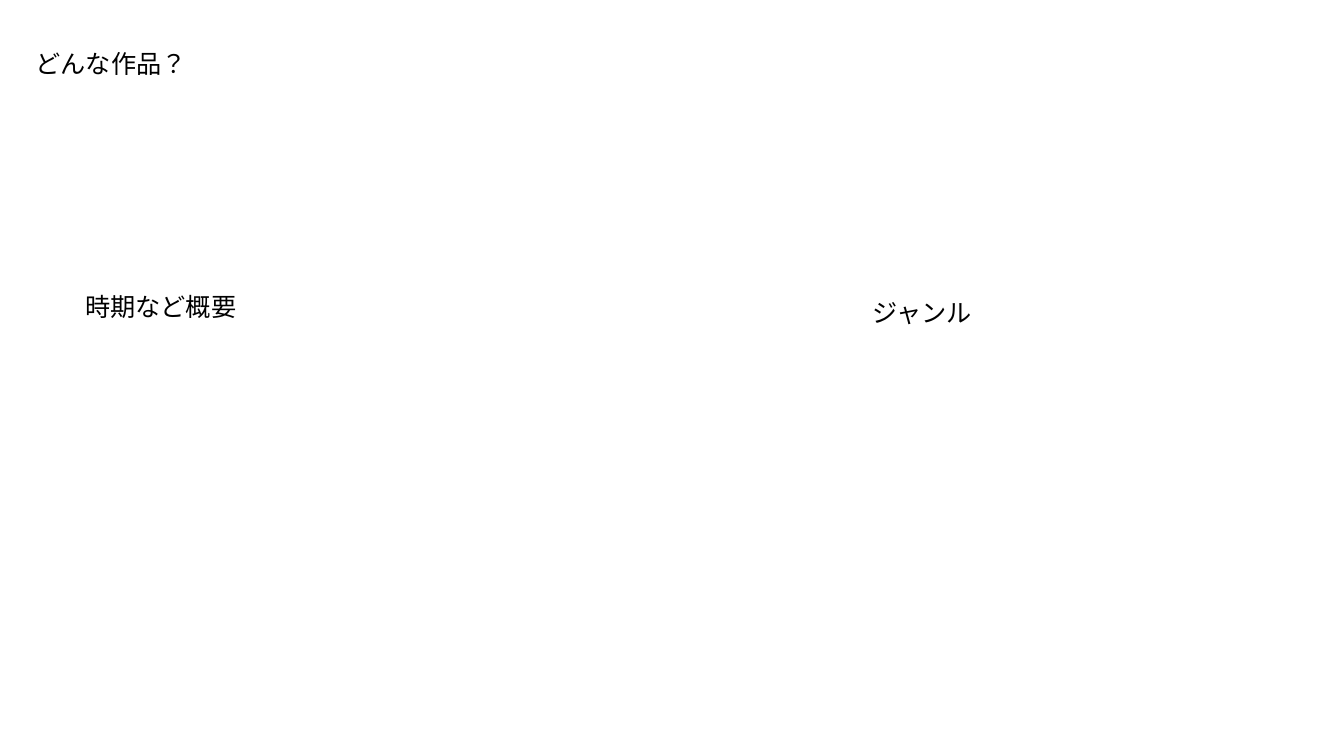
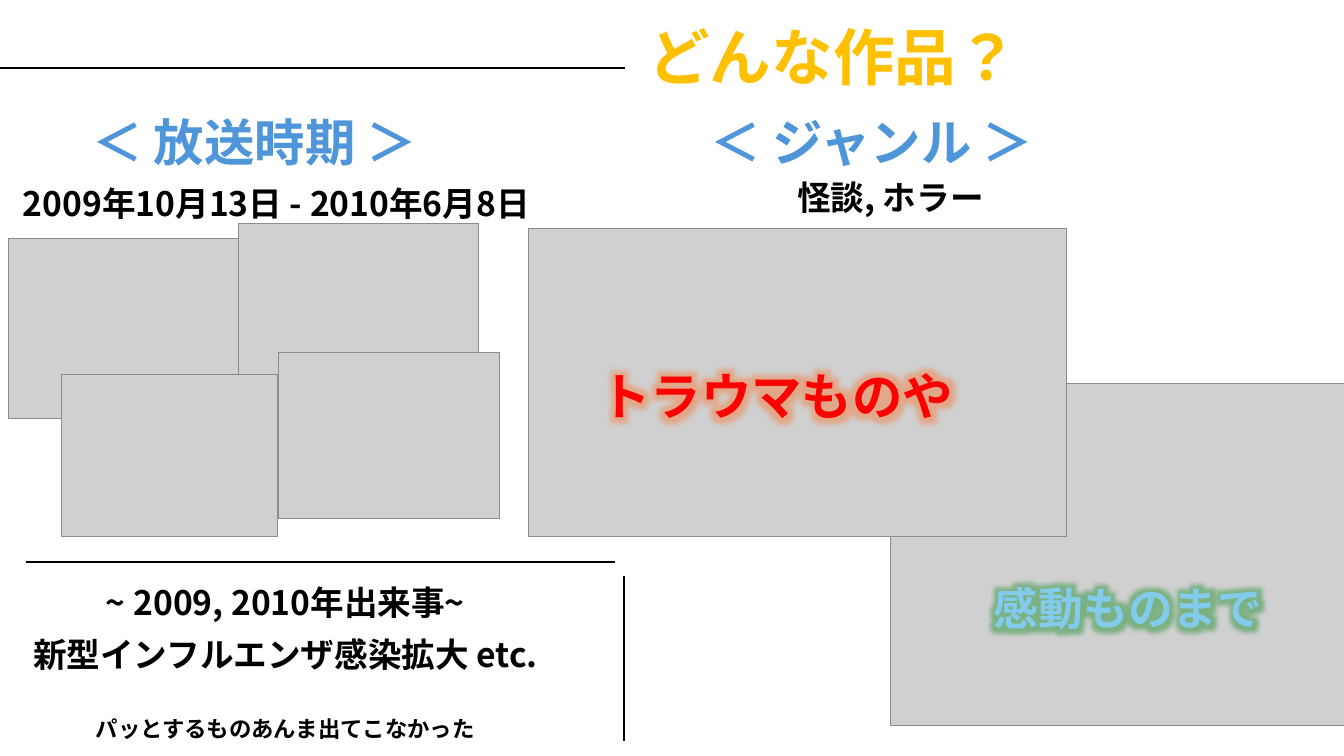
Before and after one commit to IrisawaKazan/model, a slide deck: slide 3 of PowerPoint/今リメイクしてほしいものプレゼンR_01_入澤風山.pptx. Drawn at 1344x756 pixels with LibreOffice and Linux fonts; fonts in the diff are those of the drawing; grey boxes stand for pictures; background and template pictures are left out. Boxes give left, top, right and bottom in pixels: in the first picture for what was removed or moved away, otherwise in the second. Text is boxed around its words. In the diff, an @@ line names an element or a change of style, - is before the commit and + after.

```diff
--- a/PowerPoint/今リメイクしてほしいものプレゼンR_01_入澤風山.pptx
+++ b/PowerPoint/今リメイクしてほしいものプレゼンR_01_入澤風山.pptx
@@ text "どんな作品？": place and size @@
-text "どんな作品？" at box(36, 52, 187, 75)
+text "どんな作品？" at box(648, 28, 1018, 86)
@@ text "どんな作品？" at box(648, 28, 1018, 86): size 18 to 44 pt, text colour #000000 to #FFC000, bold on @@
@@ line added from (0, 68) to (625, 68), #000000 1.5 pt @@
@@ text at box(154, 118, 356, 166): text changed; size 18 to 36 pt; text colour #000000 to #4E95D9; bold on @@
-時期など概要
+＜ 放送時期 ＞
@@ text at box(772, 120, 971, 166): text changed; size 18 to 36 pt; text colour #000000 to #4E95D9; bold on @@
-ジャンル
+＜ ジャンル ＞
@@ text added at box(23, 187, 530, 225), 24 pt, text #000000, bold @@
+2009年10月13日 - 2010年6月8日
@@ text added at box(797, 181, 984, 217), 24 pt, text #000000, bold @@
+怪談, ホラー
@@ picture added at box(9, 239, 250, 419) @@
@@ picture added at box(239, 224, 480, 404) @@
@@ picture added at box(528, 229, 1066, 536) @@
@@ picture added at box(278, 352, 500, 518) @@
@@ picture added at box(62, 375, 277, 537) @@
@@ text added at box(600, 364, 953, 428), 36 pt, text #FF0000, bold @@
+トラウマものや
@@ picture added at box(890, 384, 1344, 726) @@
@@ line added from (25, 563) to (615, 563), #000000 1.5 pt @@
@@ text added at box(133, 586, 465, 622), 24 pt, text #000000, bold @@
+~ 2009, 2010年出来事~
@@ line added from (624, 576) to (624, 742), #000000 1.5 pt @@
@@ text added at box(994, 580, 1263, 637), 32 pt, text #83CBEB, bold @@
+感動ものまで
@@ text added at box(33, 638, 537, 739), 24 pt, text #000000, bold @@
+新型インフルエンザ感染拡大 etc.
+パッとするものあんま出てこなかった
```
Also in this commit, not shown: 4 other slides changed.
